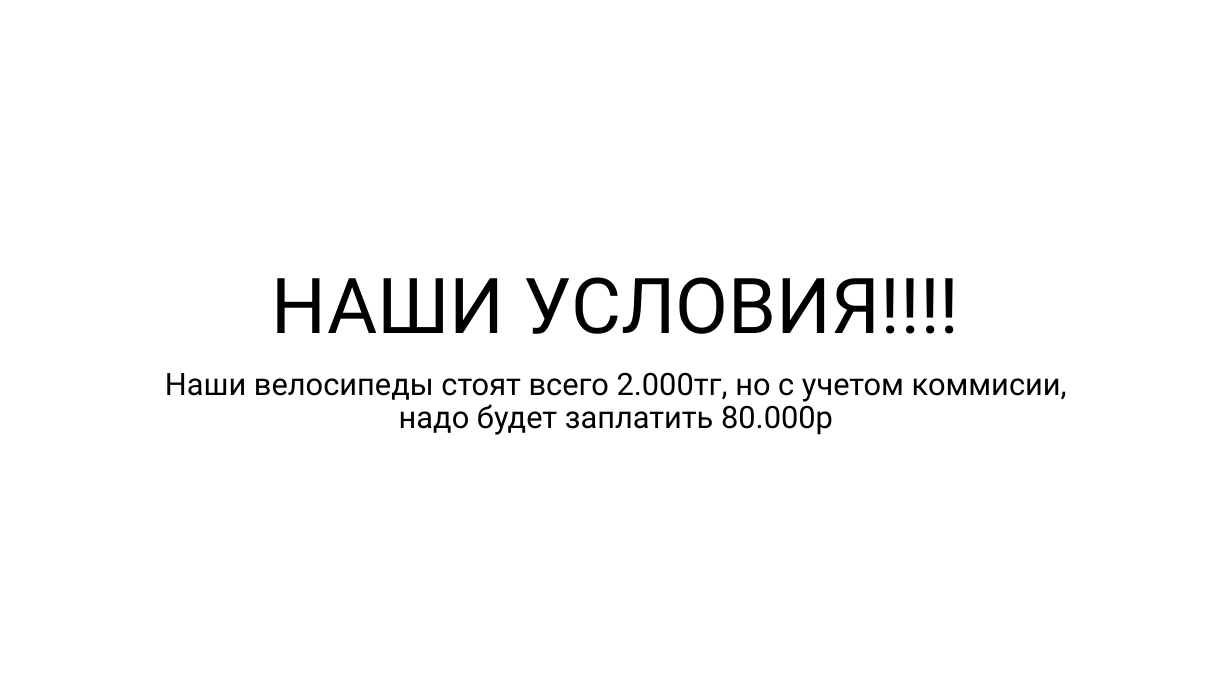
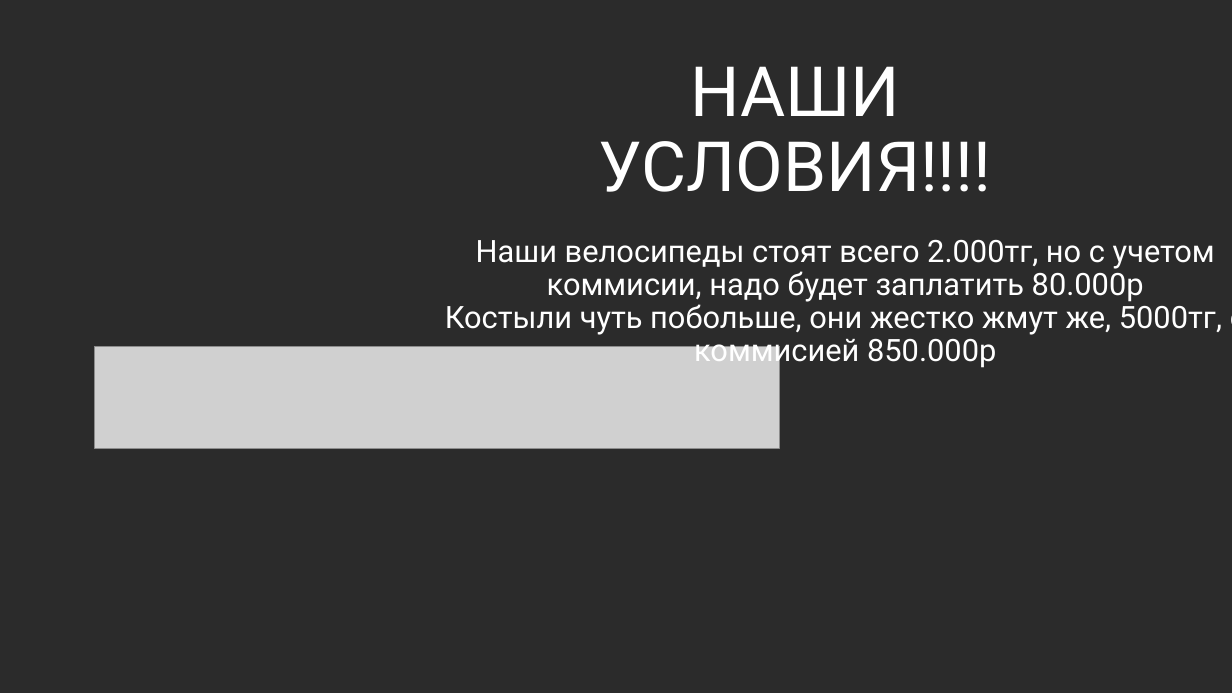
Before and after one commit to nais2008/bezumhack, a slide deck: slide 6 of Я даже запустить не могу.pptx (slide 4 before the commit). Drawn at 1232x693 pixels with LibreOffice and Linux fonts; fonts in the diff are those of the drawing; grey boxes stand for pictures; background and template pictures are left out; a plain dark background stands for a picture behind light text. Boxes give left, top, right and bottom in pixels: in the first picture for what was removed or moved away, otherwise in the second. Text is boxed around its words. In the diff, an @@ line names an element or a change of style, - is before the commit and + after.

```diff
--- a/Я даже запустить не могу.pptx
+++ b/Я даже запустить не могу.pptx
@@ background #FFFFFF to picture (left out) @@
@@ title "НАШИ УСЛОВИЯ!!!!": place and size @@
-title "НАШИ УСЛОВИЯ!!!!" at (272,277,960,334)
+title "НАШИ УСЛОВИЯ!!!!" at (599,66,991,192)
@@ title "НАШИ УСЛОВИЯ!!!!" at (599,66,991,192): size 60 to 54 pt, text colour #000000 to #FFFFFF @@
@@ subtitle at (445,240,1232,370): text changed; text colour #000000 to #FFFFFF @@
-Наши велосипеды стоят всего 2.000тг, но с учетом коммисии, надо будет заплатить 80.000р
+Наши велосипеды стоят всего 2.000тг, но с учетом коммисии, надо будет заплатить 80.000р
+Костыли чуть побольше, они жестко жмут же, 5000тг, с коммисией 850.000р
@@ picture added at (94,347,780,448) @@
```
Also in this commit, not shown: 1 other slide changed, 4 slides added, 1 other file.
